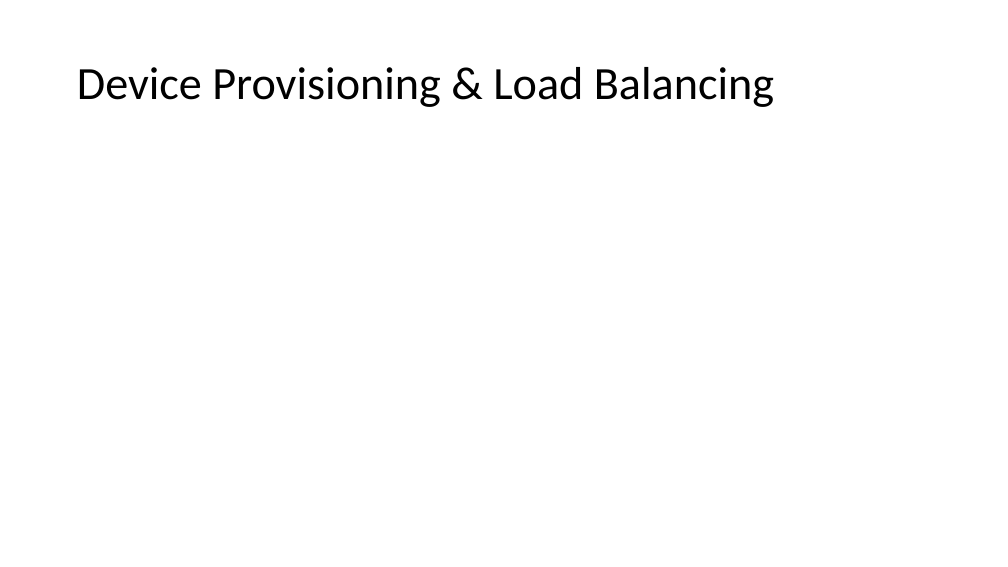
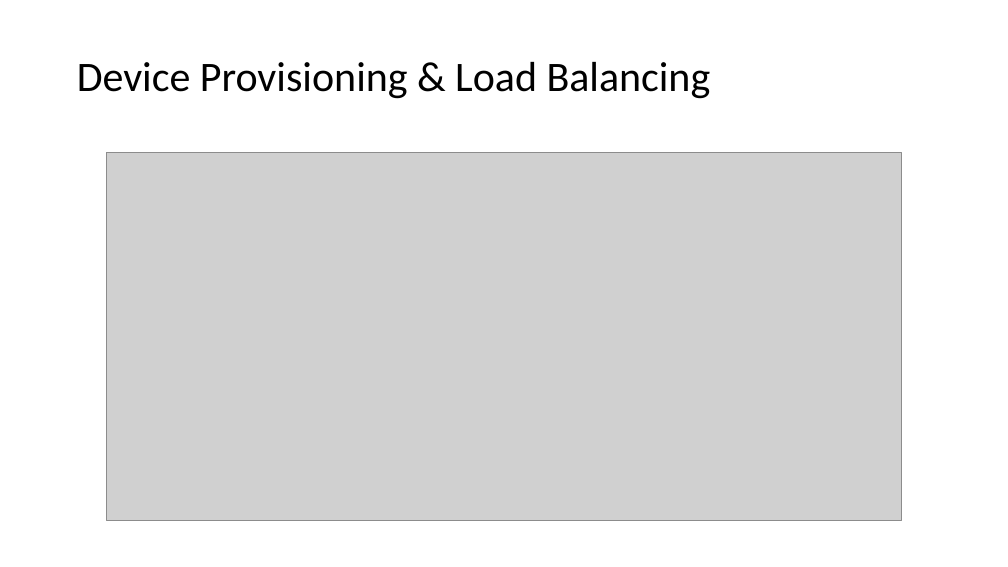
Before and after one commit to thomasgodon/DevCruiseTalk2023, a slide deck: slide 9 of .ppt/Azure Iot Central.pptx. Drawn at 1008x567 pixels with LibreOffice and Linux fonts; fonts in the diff are those of the drawing; grey boxes stand for pictures. Boxes give left, top, right and bottom in pixels: in the first picture for what was removed or moved away, otherwise in the second. Text is boxed around its words. In the diff, an @@ line names an element or a change of style, - is before the commit and + after.

```diff
--- a/.ppt/Azure Iot Central.pptx
+++ b/.ppt/Azure Iot Central.pptx
@@ title "Device Provisioning & Load Balancing" at [77,62,711,99]: size 44 to 40 pt @@
@@ picture added at [106,153,901,521] @@
```
Also in this commit, not shown: 8 other slides changed, 1 slide added, 1 slide removed.
